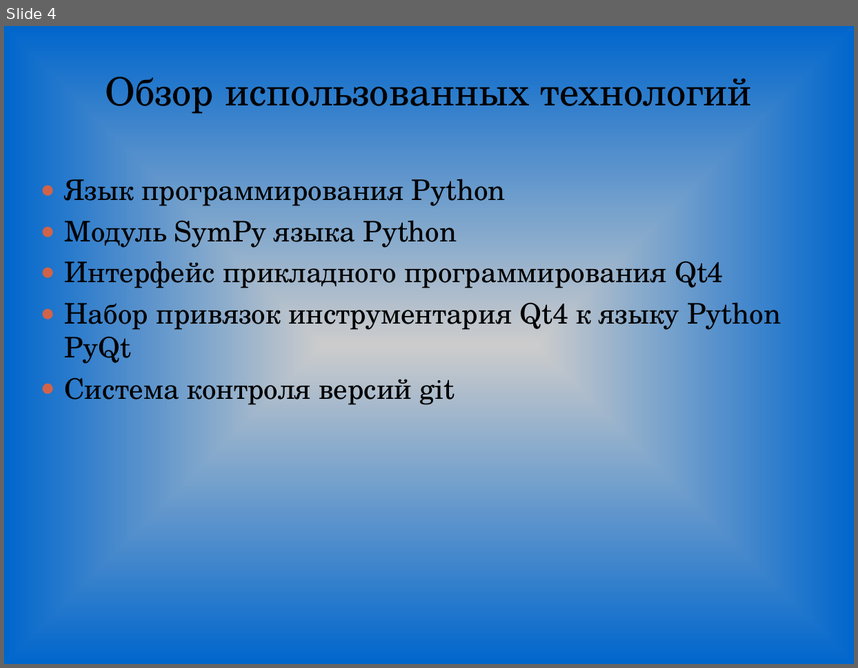
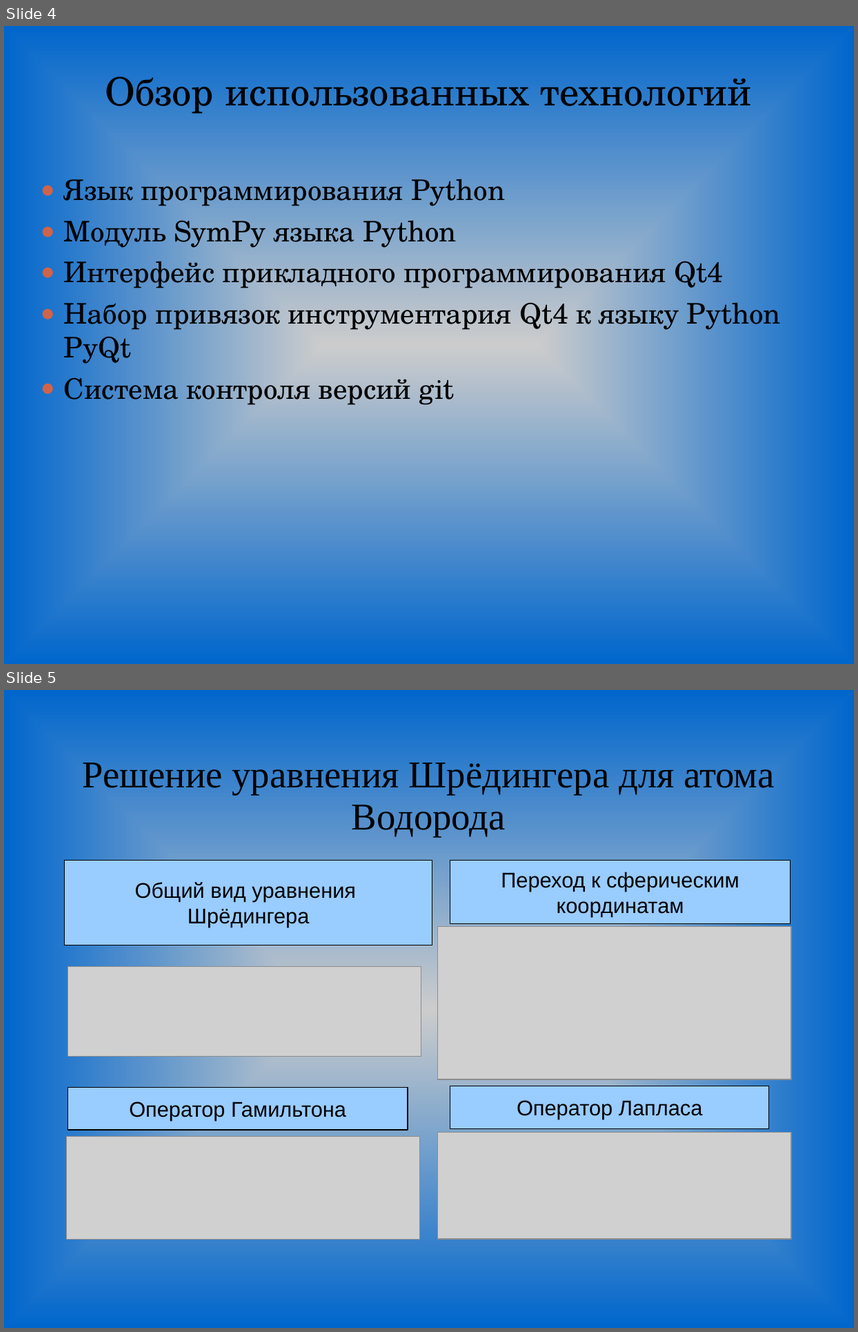
Before and after one commit to Genas2/diplom, a slide deck: TeX/pres.ppt. Shown one above the other, each under a label of ours: slide 4 before the commit, slides 4 and 5 after it. The pictures are 858x668 and 858x1332 pixels, drawn with LibreOffice and Linux fonts; fonts in the diff are those of the drawing; grey boxes stand for pictures. Boxes give left, top, right and bottom in pixels: in the first picture for what was removed or moved away, otherwise in the second. Text is boxed around its words. In the diff, an @@ line names an element or a change of style, - is before the commit and + after.

```diff
--- a/TeX/pres.ppt
+++ b/TeX/pres.ppt
@@ slide 5 added at (x1=4, y1=690, x2=854, y2=1328), background gradient #CCCCCC to #0066CC @@
@@ title added at (x1=82, y1=762, x2=774, y2=837), 32 pt, text #000000 @@
+Решение уравнения Шрёдингера для атома Водорода
@@ rectangle added at (x1=64, y1=860, x2=432, y2=945), fill #99CCFF, outline #000000 0.74 pt, 18 pt, text #000000 @@
+Общий вид уравнения
+Шрёдингера
@@ rectangle added at (x1=450, y1=860, x2=791, y2=924), fill #99CCFF, outline #000000 0.74 pt, 18 pt, text #000000 @@
+Переход к сферическим
+координатам
@@ picture added at (x1=437, y1=926, x2=791, y2=1079) @@
@@ picture added at (x1=67, y1=966, x2=421, y2=1056) @@
@@ rectangle added at (x1=67, y1=1087, x2=408, y2=1130), fill #99CCFF, outline #000000 0.74 pt, 18 pt, text #000000 @@
+Оператор Гамильтона
@@ rectangle added at (x1=450, y1=1086, x2=769, y2=1129), fill #99CCFF, outline #000000 0.74 pt, 18 pt, text #000000 @@
+Оператор Лапласа
@@ picture added at (x1=66, y1=1136, x2=419, y2=1239) @@
@@ picture added at (x1=437, y1=1132, x2=791, y2=1239) @@
```
Also in this commit, not shown: 1 slide changed, 6 other slides added, 7 slides removed, 24 other files.
